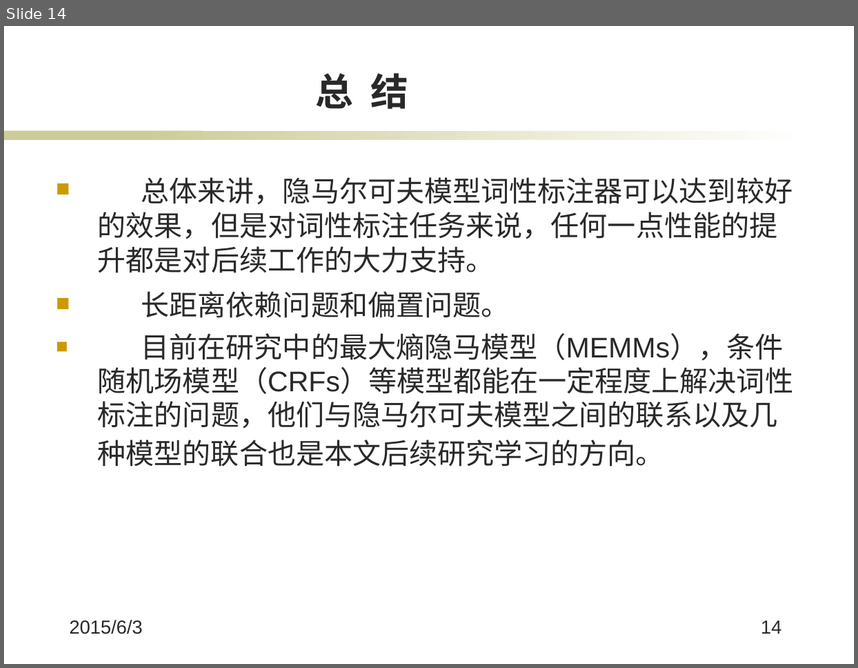
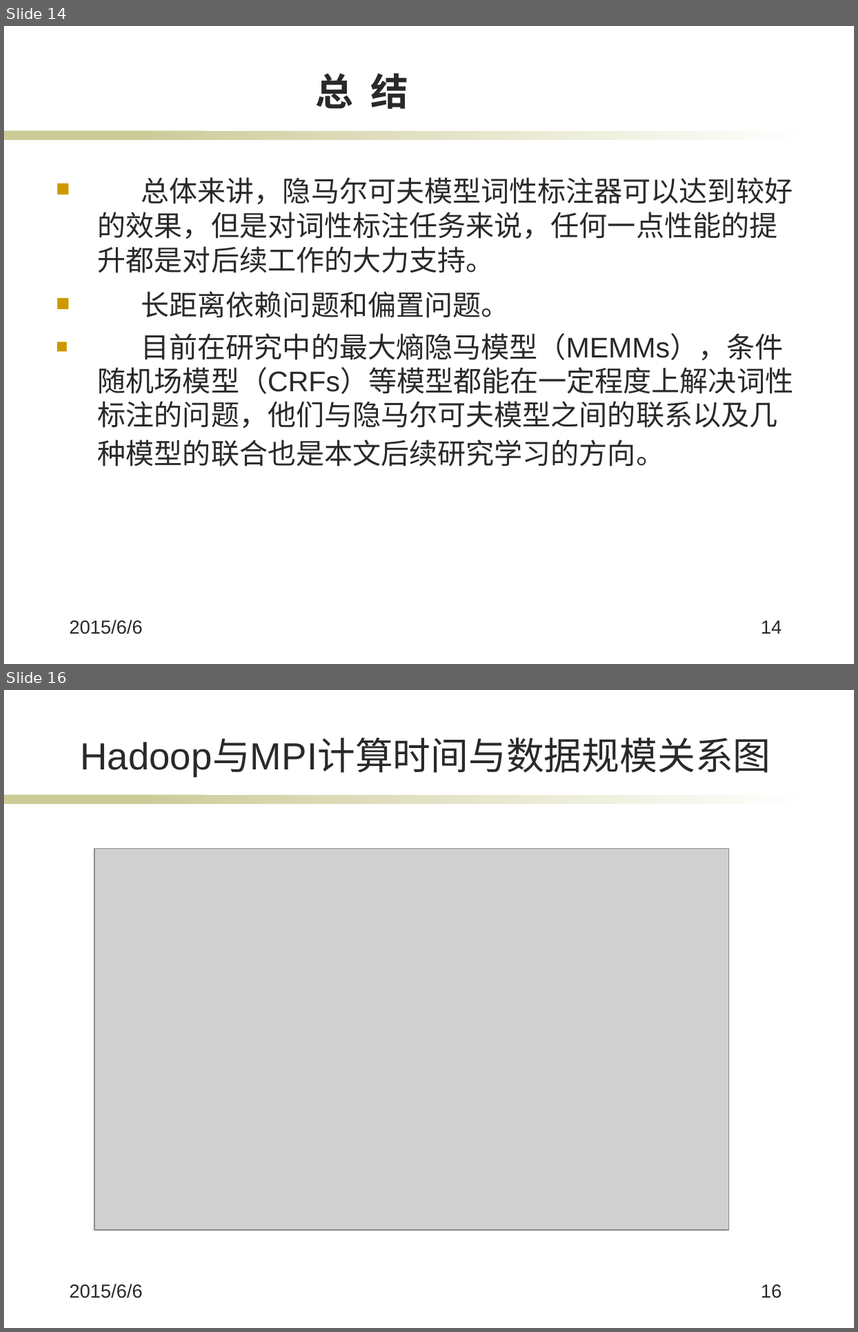
Before and after one commit to jiangxincode/thesis, a slide deck: 答辩.pptx. Shown one above the other, each under a label of ours: slide 14 before the commit, slides 14 and 16 after it; the slides between them are not shown. The pictures are 858x668 and 858x1332 pixels, drawn with LibreOffice and Linux fonts; fonts in the diff are those of the drawing; grey boxes stand for pictures; background and template pictures are left out. Boxes give left, top, right and bottom in pixels: in the first picture for what was removed or moved away, otherwise in the second. Text is boxed around its words. In the diff, an @@ line names an element or a change of style, - is before the commit and + after.

```diff
--- a/答辩.pptx
+++ b/答辩.pptx
@@ slide 16 added at box(4, 690, 854, 1328), background #FFFFFF; not listed: 2 template elements that a slide beside it also shows @@
@@ title added at box(80, 739, 771, 776), 32 pt, text #292929 @@
+Hadoop与MPI计算时间与数据规模关系图
@@ picture added at box(94, 848, 729, 1230) @@
@@ text added at box(70, 1283, 143, 1298), 16 pt, text #292929 @@
+2015/6/6
@@ page number added at box(761, 1284, 782, 1298), 16 pt, text #292929 @@
+16
@@ slide 14 changed as well @@
@@ text at box(70, 619, 143, 634): text changed @@
-2015/6/3
+2015/6/6
```
Also in this commit, not shown: 6 other slides changed, 10 other slides added, 8 slides removed, 1 other file.
